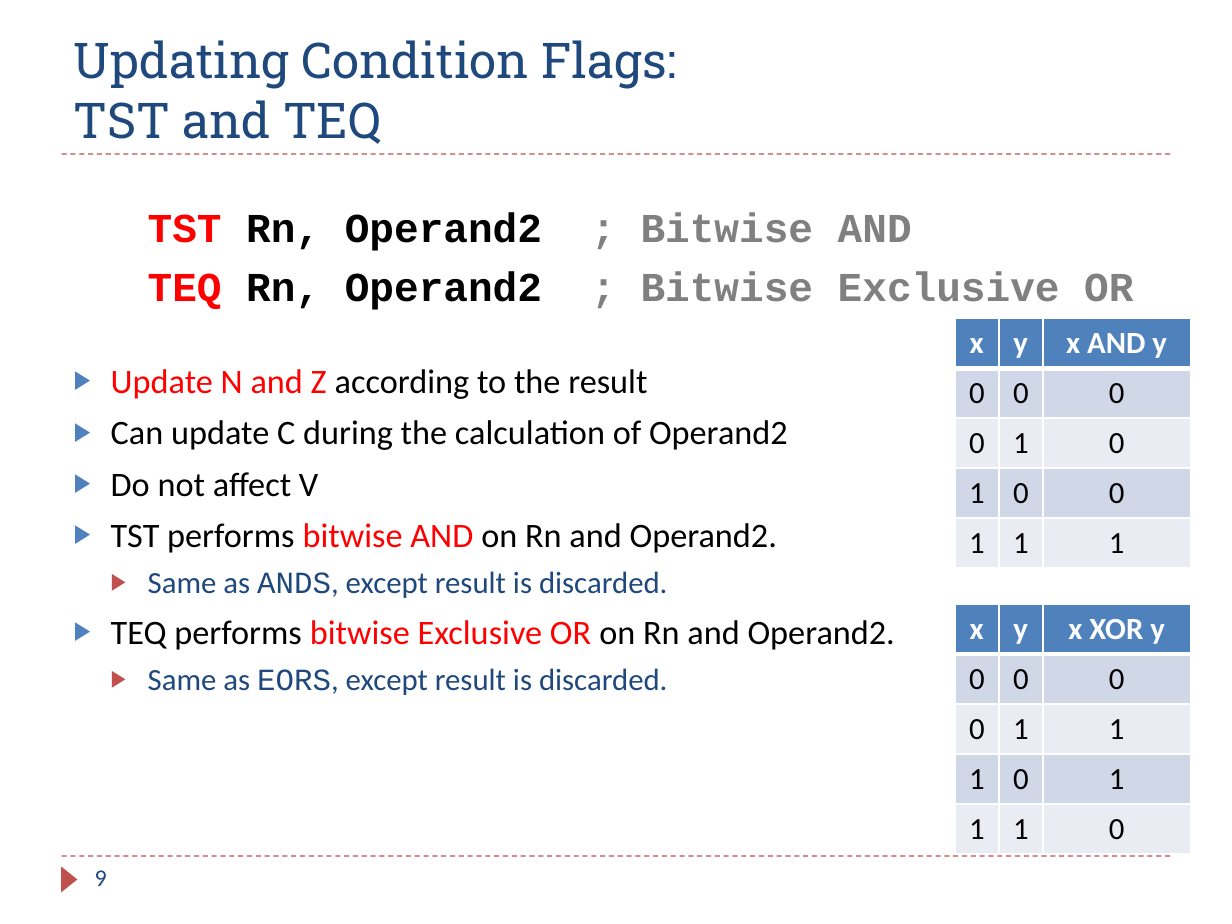
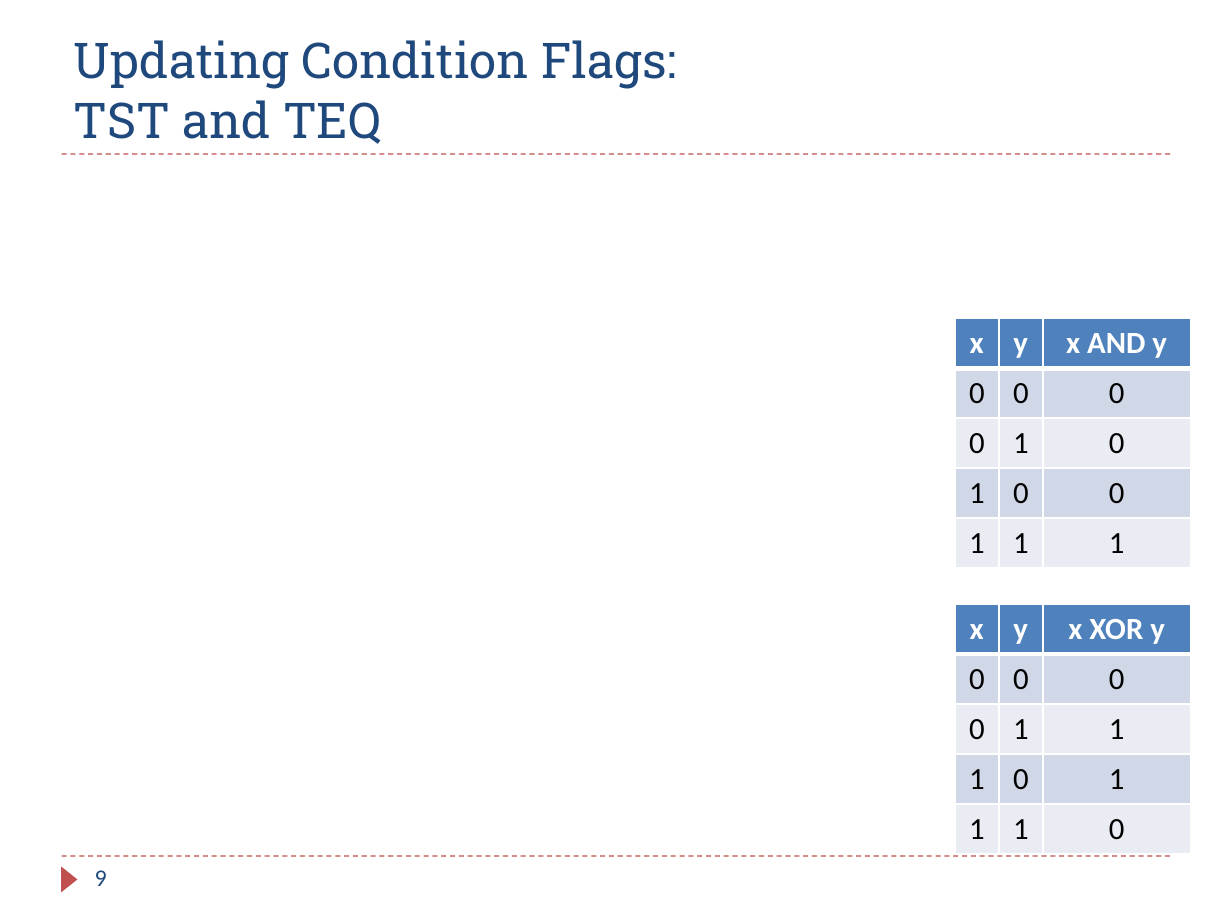
Before and after one commit to guhofstra/CSC111Fa25, a slide deck: slide 9 of PPTs/Ch6_ARM_Flow_Control.pptx. Drawn at 1232x924 pixels with LibreOffice and Linux fonts; fonts in the diff are those of the drawing; grey boxes stand for pictures. Boxes give left, top, right and bottom in pixels: in the first picture for what was removed or moved away, otherwise in the second. Text is boxed around its words. In the diff, an @@ line names an element or a change of style, - is before the commit and + after.

```diff
--- a/PPTs/Ch6_ARM_Flow_Control.pptx
+++ b/PPTs/Ch6_ARM_Flow_Control.pptx
@@ text removed at (x1=111, y1=212, x2=1133, y2=695) @@
-TST Rn, Operand2 ; Bitwise AND
-TEQ Rn, Operand2 ; Bitwise Exclusive OR
-▶ Update N and Z according to the result
-▶ Can update C during the calculation of Operand2
-▶ Do not affect V
-▶ TST performs bitwise AND on Rn and Operand2.
-  ▶ Same as ANDS, except result is discarded.
-▶ TEQ performs bitwise Exclusive OR on Rn and Operand2.
-  ▶ Same as EORS, except result is discarded.
```
Also in this commit, not shown: 4 other slides changed, 1 slide added, 1 slide removed, 5 other files.
